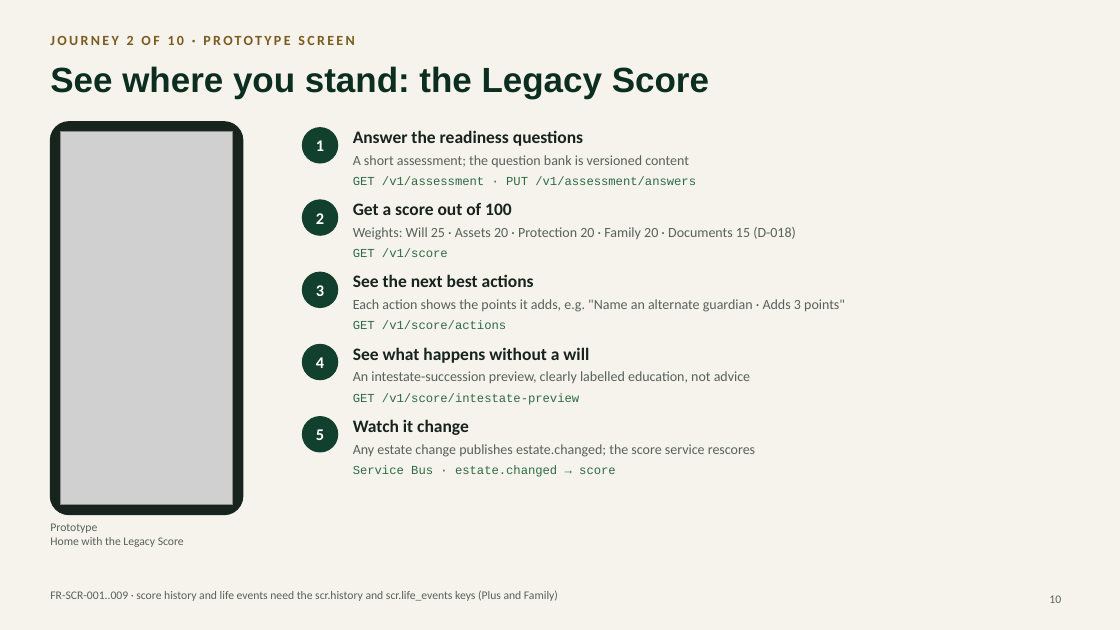
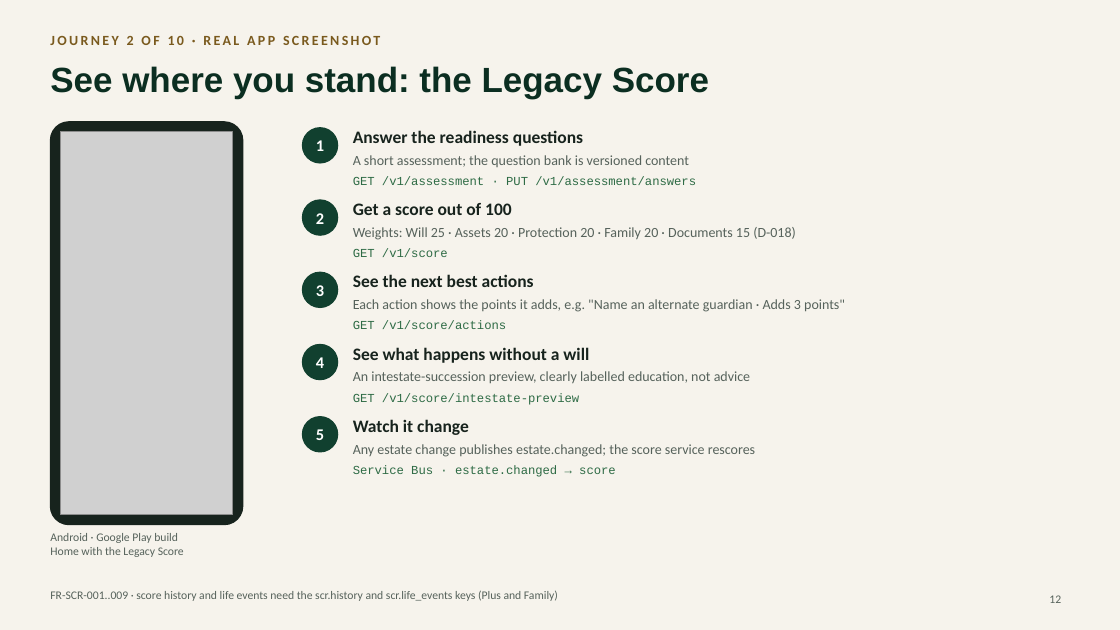
Before and after one commit to faztmobile/lifa, a slide deck: slide 12 of docs/architecture/Lifa-mobile-end-to-end.pptx (slide 10 before the commit). Drawn at 1120x630 pixels with LibreOffice and Linux fonts; fonts in the diff are those of the drawing; grey boxes stand for pictures. Boxes give left, top, right and bottom in pixels: in the first picture for what was removed or moved away, otherwise in the second. Text is boxed around its words. In the diff, an @@ line names an element or a change of style, - is before the commit and + after.

```diff
--- a/docs/architecture/Lifa-mobile-end-to-end.pptx
+++ b/docs/architecture/Lifa-mobile-end-to-end.pptx
@@ text at bbox=[50, 36, 380, 45]: text changed @@
-JOURNEY 2 OF 10 · PROTOTYPE SCREEN
+JOURNEY 2 OF 10 · REAL APP SCREENSHOT
@@ rounded rectangle: place and size @@
-rounded rectangle at bbox=[50, 122, 243, 515]
+rounded rectangle at bbox=[50, 122, 243, 525]
@@ picture: place and size @@
-picture at bbox=[60, 132, 233, 505]
+picture at bbox=[60, 132, 233, 515]
@@ text at bbox=[50, 533, 178, 543]: text changed @@
-Prototype
+Android · Google Play build
@@ text "Android · Google Play build": place and size @@
-text "Android · Google Play build" at bbox=[50, 523, 184, 547]
+text "Android · Google Play build" at bbox=[50, 533, 184, 557]
@@ page number at bbox=[1049, 595, 1061, 603]: text changed @@
-10
+12
```
Also in this commit, not shown: 12 other slides changed, 2 slides added.
